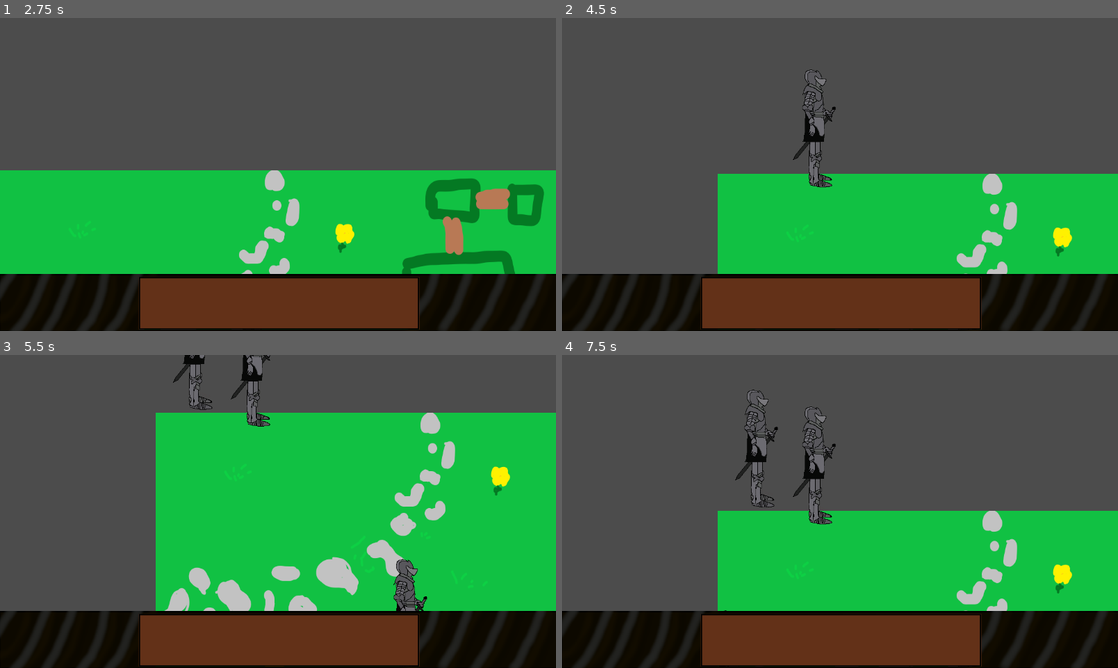
Above: before the commit, frames 1-4 (two rows, left to right).
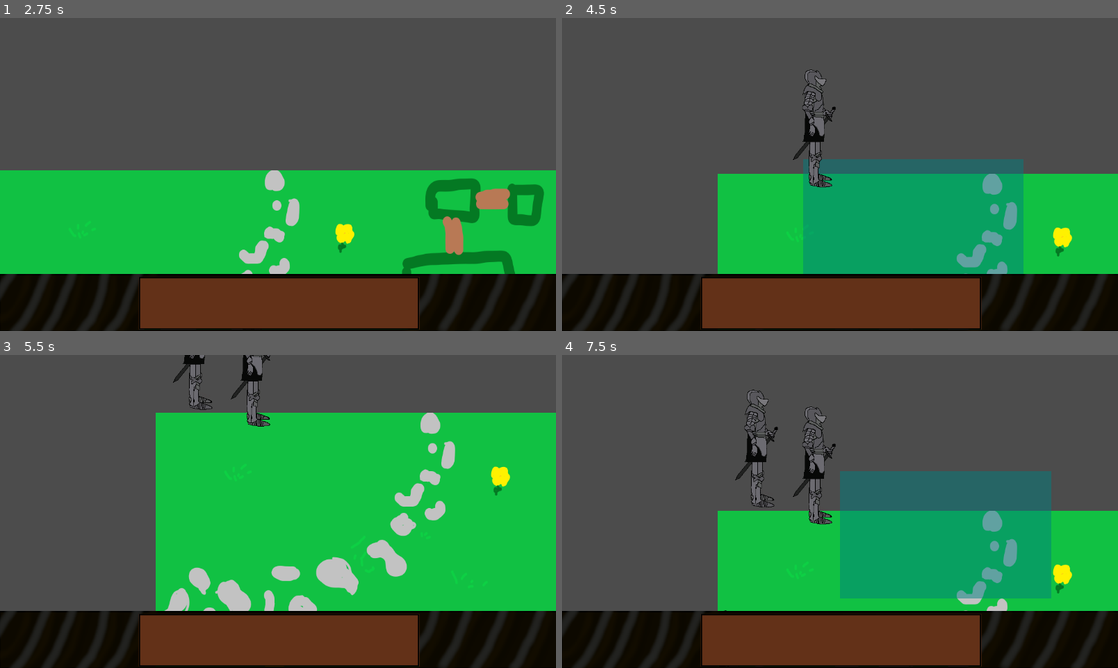
Above: after the commit, the same moments.

Repository: An0n3m0us/RSS-Godot
Game: Godot game, scene res://src/game/IntroScreen.tscn
Same seed, same stepped clock (60 frames per second), same inputs: the game is played once before the commit and once after it.
Inputs (mouse positions are in pixels of both pictures, inside the frame that each line leads up to):
- Up to frame 1 (2.75 s): click (88, 115) at 0.5 s; click (88, 115) at 1.25 s; tap Enter at 2 s; move the mouse to (250, 237) at 2.02 s; hold Up from 2.03 s (still down); tap 1 at 2.1 s; click (250, 237) at 2.17 s
- Up to frame 2 (4.5 s): release Up at 2.75 s; drag from (1006, 221) to (812, 237) at 2.77 s; tap Space at 3.5 s; move the mouse to (673, 127) at 3.52 s; hold Left 3.53-4.25 s; tap 1 at 3.6 s; click (673, 127) at 3.67 s; drag from (867, 174) to (673, 127) at 4.27 s
- Up to frame 3 (5.5 s): move the mouse to (194, 433) at 5.02 s; hold Down from 5.03 s (still down); tap 1 at 5.1 s; click (194, 433) at 5.17 s
- Up to frame 4 (7.5 s): release Down at 5.75 s; drag from (962, 495) to (756, 433) at 5.77 s; move the mouse to (728, 527) at 6.52 s; hold Up 6.53-7.25 s; tap 1 at 6.6 s; click (728, 527) at 6.67 s; drag from (895, 442) to (728, 527) at 7.27 s

Frame 1 is identical in both runs. In frame 2, 14% of the frame differs, in the area x 43-83%, y 45-82%; in frame 3, 0.6%; in frame 4, 15%, in the area x 50-88%, y 37-78%.

Commit message:
Add spawning units using numbers

Diff:
--- a/src/scripts/GameScene.gd
+++ b/src/scripts/GameScene.gd
@@ -1,4 +1,14 @@
 extends Node2D
+
+# Big thanks to KidsCanCode for drag-select code
+
+var dragging = false  # Are we currently dragging?
+var selected = []  # Array of selected units.
+var drag_start = Vector2.ZERO  # Location where drag began.
+var select_rect = RectangleShape2D.new()  # Collision shape for drag box.
+
+var mouseFrom = 0
+var mouseTo = 0
 
 func _ready():
 	pass
@@ -14,19 +24,6 @@
 			player.position = get_global_mouse_position()
 			add_child(player)
 
-"""
-
-# Big thanks to KidsCanCode for drag-select code
-
-var dragging = false  # Are we currently dragging?
-var selected = []  # Array of selected units.
-var drag_start = Vector2.ZERO  # Location where drag began.
-var select_rect = RectangleShape2D.new()  # Collision shape for drag box.
-
-var mouseFrom = 0
-var mouseTo = 0
-
-func _input(event):
 	if event is InputEventMouseButton and event.button_index == BUTTON_LEFT:
 		if event.pressed:
 			if selected.size() == 0:
@@ -34,8 +31,8 @@
 				drag_start = event.position
 			else:
 				for item in selected:
-					item.position = Vector2(50, 50)
-					$Esquire/Pivot/Selection.visible = false
+					item.collider.position = event.position
+					#$Esquire/Pivot/Selection.visible = false
 				selected = []
 		elif dragging:
 			dragging = false
@@ -48,7 +45,7 @@
 			query.transform = Transform2D(0, (drag_end + drag_start) / 2)
 			selected = space.intersect_shape(query)
 			for item in selected:
-				$Esquire/Pivot/Selection.visible = true
+				print(item.collider.position)
 	if event is InputEventMouseMotion and dragging:
 		update()
 
@@ -56,4 +53,3 @@
 	if dragging:
 		draw_rect(Rect2(drag_start, get_global_mouse_position() - drag_start),
 			Color(0, .5, .5, 0.5), true)
-"""
